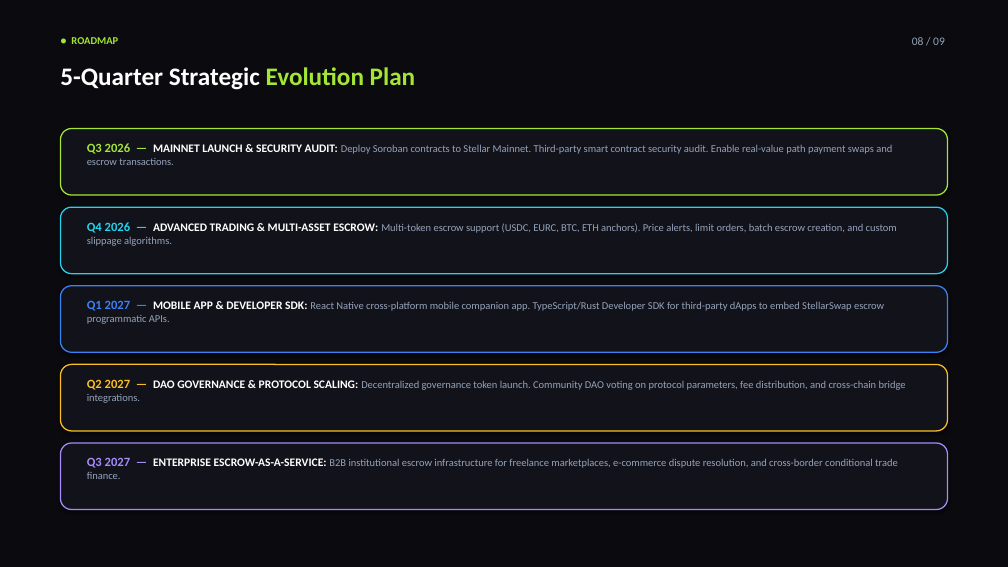
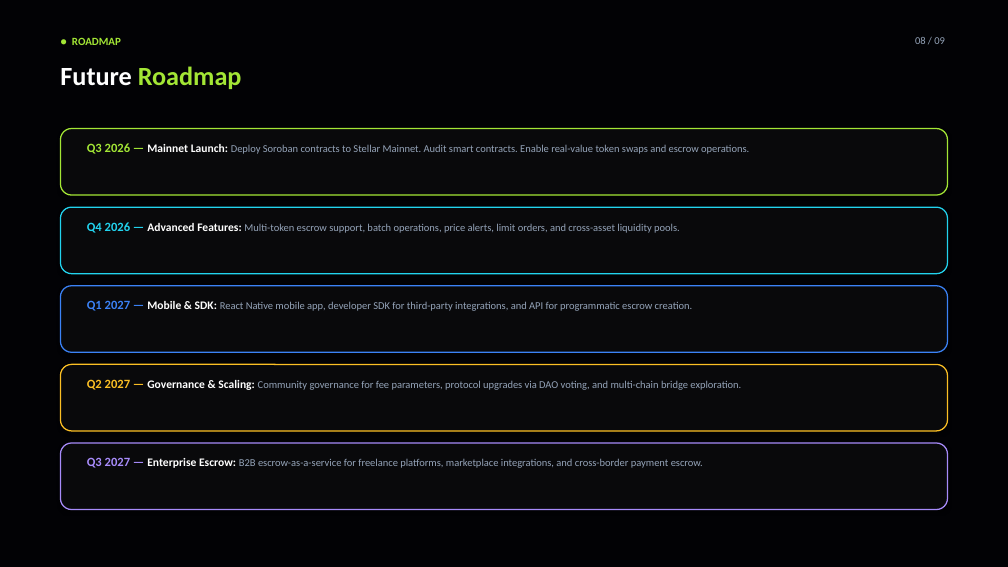
Before and after one commit to ps910/StellarSwap-Pro, a slide deck: slide 8 of docs/pitch-deck.pptx. Drawn at 1008x567 pixels with LibreOffice and Linux fonts; fonts in the diff are those of the drawing. Boxes give left, top, right and bottom in pixels: in the first picture for what was removed or moved away, otherwise in the second. Text is boxed around its words. In the diff, an @@ line names an element or a change of style, - is before the commit and + after.

Commit message:
feat(tools): add automated HTML-to-PPTX converter script and regenerate docs/pitch-deck.pptx
- Direct 1:1 conversion script from docs/pitch-deck.html to docs/pitch-deck.pptx

- Preserves dark theme, 16:9 widescreen layout, card borders, metrics, and typography

```diff
--- a/docs/pitch-deck.pptx
+++ b/docs/pitch-deck.pptx
@@ background #0A0A0F to #020205 @@
@@ text "● ROADMAP" at bbox=[72, 37, 121, 45]: size 10 to 10.5 pt @@
@@ text "08 / 09" at bbox=[915, 37, 945, 44]: size 11 to 10 pt @@
@@ text at bbox=[60, 66, 242, 89]: text changed; size 24 to 25 pt; text colour #FFFFFF to #A3E635 @@
-5-Quarter Strategic Evolution Plan
+Future Roadmap
@@ text at bbox=[87, 143, 749, 154]: text changed @@
-Q3 2026 — MAINNET LAUNCH & SECURITY AUDIT: Deploy Soroban contracts to Stellar Mainnet. Third-party smart contract security audit. Enable real-value path payment swaps and escrow transactions.
+Q3 2026 — Mainnet Launch: Deploy Soroban contracts to Stellar Mainnet. Audit smart contracts. Enable real-value token swaps and escrow operations.
@@ text at bbox=[87, 222, 680, 233]: text changed @@
-Q4 2026 — ADVANCED TRADING & MULTI-ASSET ESCROW: Multi-token escrow support (USDC, EURC, BTC, ETH anchors). Price alerts, limit orders, batch escrow creation, and custom slippage algorithms.
+Q4 2026 — Advanced Features: Multi-token escrow support, batch operations, price alerts, limit orders, and cross-asset liquidity pools.
@@ text at bbox=[87, 300, 693, 311]: text changed @@
-Q1 2027 — MOBILE APP & DEVELOPER SDK: React Native cross-platform mobile companion app. TypeScript/Rust Developer SDK for third-party dApps to embed StellarSwap escrow programmatic APIs.
+Q1 2027 — Mobile & SDK: React Native mobile app, developer SDK for third-party integrations, and API for programmatic escrow creation.
@@ text at bbox=[87, 379, 741, 390]: text changed @@
-Q2 2027 — DAO GOVERNANCE & PROTOCOL SCALING: Decentralized governance token launch. Community DAO voting on protocol parameters, fee distribution, and cross-chain bridge integrations.
+Q2 2027 — Governance & Scaling: Community governance for fee parameters, protocol upgrades via DAO voting, and multi-chain bridge exploration.
@@ fill #12121A to #09090B in 5 elements at bbox=[60, 129, 948, 195], bbox=[60, 207, 948, 274], bbox=[60, 286, 948, 352], bbox=[60, 364, 948, 431], bbox=[60, 443, 948, 510] @@
@@ text at bbox=[87, 457, 703, 468]: text changed @@
-Q3 2027 — ENTERPRISE ESCROW-AS-A-SERVICE: B2B institutional escrow infrastructure for freelance marketplaces, e-commerce dispute resolution, and cross-border conditional trade finance.
+Q3 2027 — Enterprise Escrow: B2B escrow-as-a-service for freelance platforms, marketplace integrations, and cross-border payment escrow.
```
Also in this commit, not shown: 8 other slides changed, 1 other file.
